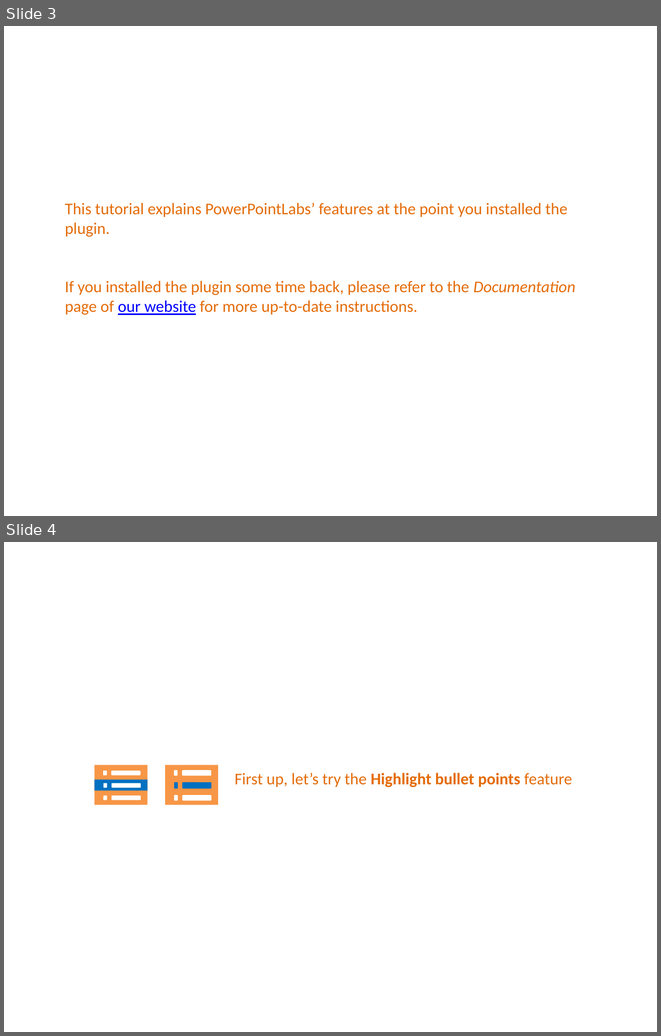
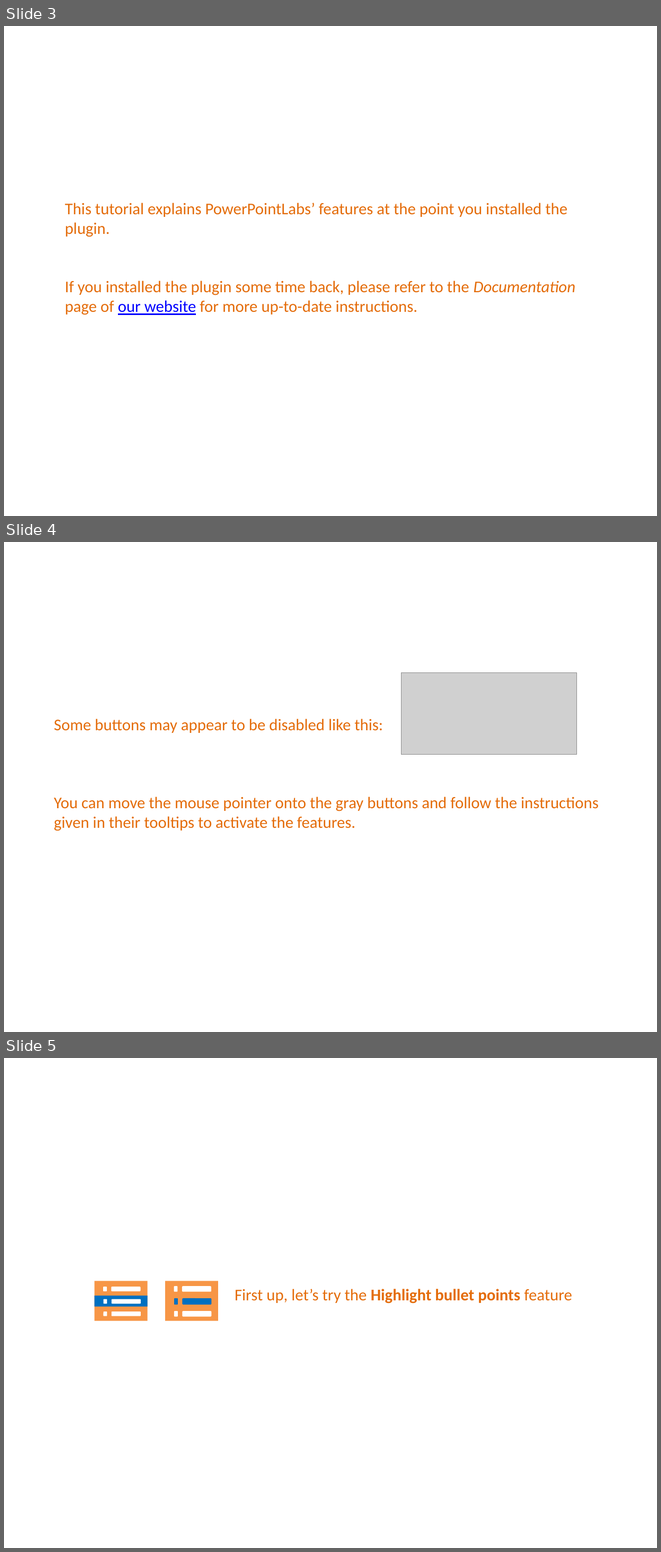
Before and after one commit to PowerPointLabs/PowerPointLabs, a slide deck: doc/PowerPointLabs Quick Tutorial.pptx. Shown one above the other, each under a label of ours: slides 3 and 4 before the commit, slides 3, 4 and 5 after it. The pictures are 661x1036 and 661x1552 pixels, drawn with LibreOffice and Linux fonts; fonts in the diff are those of the drawing; grey boxes stand for pictures. Boxes give left, top, right and bottom in pixels: in the first picture for what was removed or moved away, otherwise in the second. Text is boxed around its words. In the diff, an @@ line names an element or a change of style, - is before the commit and + after.

Commit message:
Fixed #521: Add a slide in the tutorial to tell users why some buttons appear disabled

```diff
--- a/doc/PowerPointLabs Quick Tutorial.pptx
+++ b/doc/PowerPointLabs Quick Tutorial.pptx
@@ slide 4 added at (4,542,657,1032), background #FFFFFF @@
@@ picture added at (401,672,576,754) @@
@@ text added at (54,718,599,831), 18 pt, text #E46C0A @@
+Some buttons may appear to be disabled like this:
+You can move the mouse pointer onto the gray buttons and follow the instructions given in their tooltips to activate the features.
@@ what was slide 4 is now slide 5 @@
```
